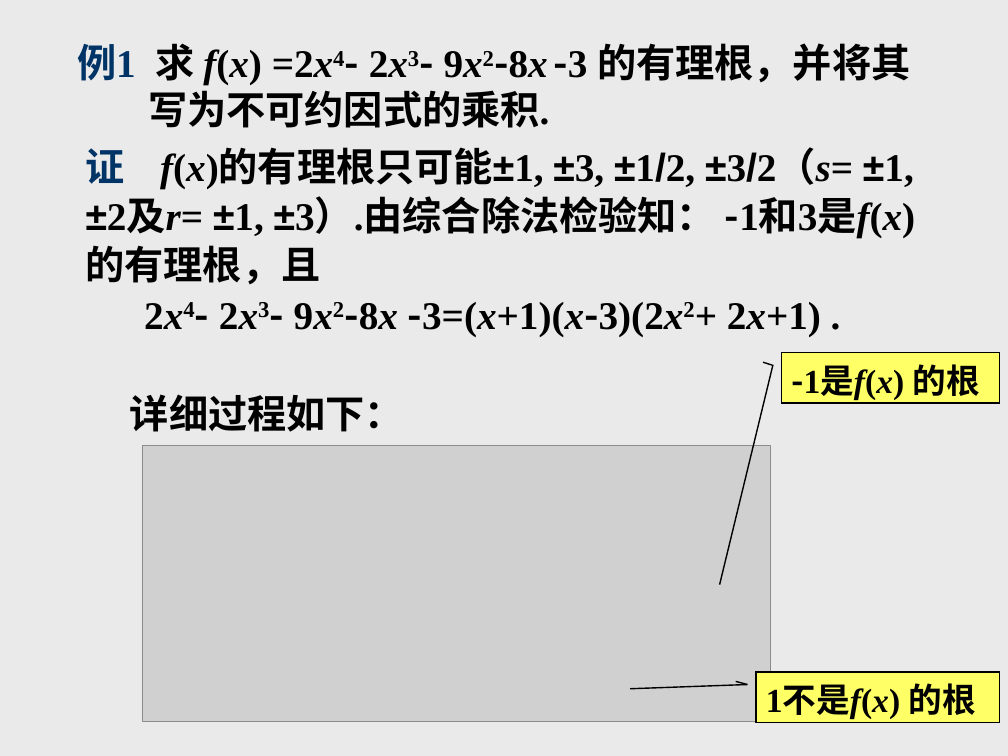
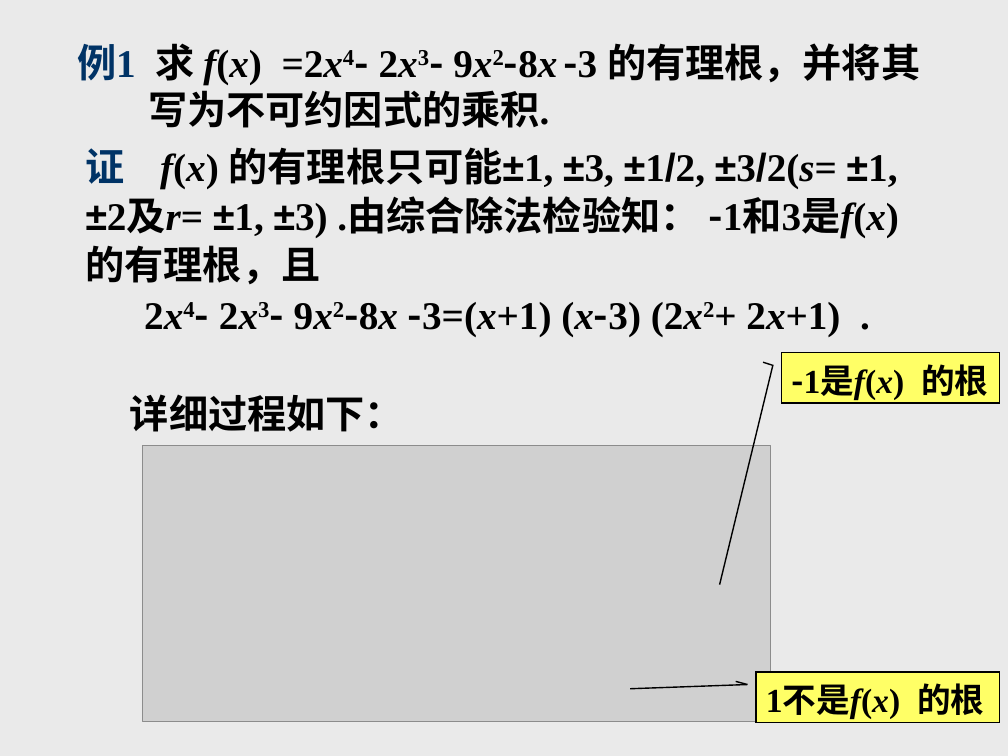
Before and after one commit to zhangbiaomath/zhangbiaomath.github.io, a slide deck: slide 102 of teaching/高等代数/课件/第1章-多项式.ppt. Drawn at 1008x756 pixels with LibreOffice and Linux fonts; fonts in the diff are those of the drawing; grey boxes stand for pictures. Boxes give left, top, right and bottom in pixels: in the first picture for what was removed or moved away, otherwise in the second. Text is boxed around its words. In the diff, an @@ line names an element or a change of style, - is before the commit and + after.

```diff
--- a/teaching/高等代数/课件/第1章-多项式.ppt
+++ b/teaching/高等代数/课件/第1章-多项式.ppt
@@ title "例1 求 f(x) =2x4- 2x3- ..." rewrapped from [77, 43, 910, 128] to [77, 43, 920, 128] @@
@@ text at [86, 147, 899, 239]: text changed @@
-证 f(x)的有理根只可能±1, ±3, ±1/2, ±3/2（s= ±1,
-±2及r= ±1, ±3）.由综合除法检验知： -1和3是f(x)
+证 f(x) 的有理根只可能±1, ±3, ±1/2, ±3/2(s= ±1,
+±2及r= ±1, ±3) .由综合除法检验知： -1和3是f(x)
@@ text at [344, 302, 840, 337]: spaces changed @@
-2x4- 2x3- 9x2-8x -3=(x+1)(x-3)(2x2+ 2x+1) .
+2x4- 2x3- 9x2-8x -3=(x+1) (x-3) (2x2+ 2x+1) .
```
Also in this commit, not shown: 102 other slides changed.
